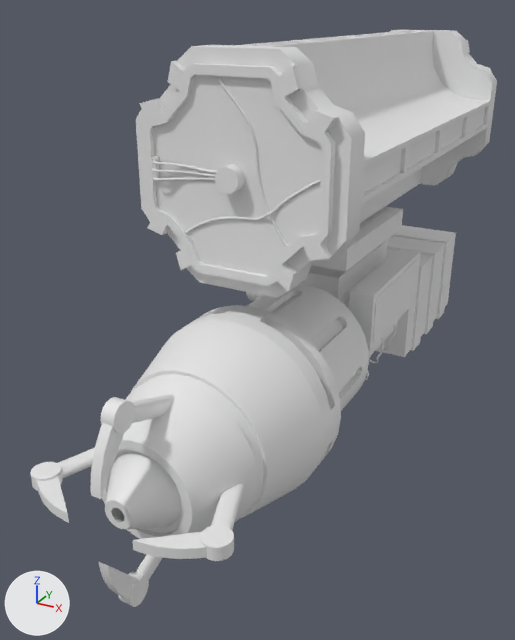
A saved change to the FBX model AlienEscape/Assets/Assets/Meshes/Laser.fbx.
The view is the same before and after, from a 50 mm lens placed at (0.211, -0.561, 0.246), pointed at (-0.043, -0.098, 0.015). The axes (+X, +Y, +Z) are drawn at lower left. The lights are the same throughout. Where no turn or scale is listed for an object, it has been applied to the vertices. Vertices at the same position are counted once.
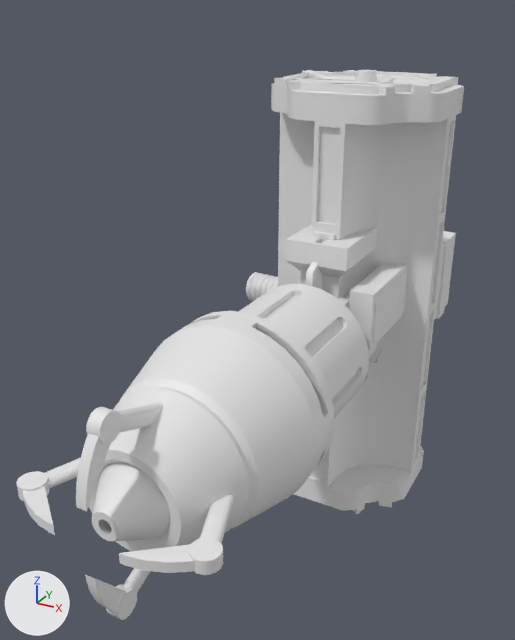
The newer file is also turned or shifted as a whole; pictures and numbers use the older file's frame.

What differs and where, as boxes (x1, y1, x2, y2) in the pictures (515 x 640 px; the box of a moved part takes in the faces that stretch with it):
'Cube.013', deleted
    before: (136, 30, 497, 298)
'Cylinder.017', reshaped
    before: (30, 305, 341, 607)
    after: (16, 311, 335, 620)
'Cube.001', added
    after: (271, 70, 464, 514)
part 1 of me_cylinder_019, moved or reshaped
    before: (90, 423, 124, 499)
    after: (76, 433, 111, 512)
part 2 of me_cylinder_019, moved or reshaped
    before: (100, 397, 135, 434)
    after: (86, 407, 122, 444)
part 3 of me_cylinder_019, moved or reshaped
    before: (131, 394, 174, 423)
    after: (118, 403, 163, 433)
part 4 of me_cylinder_019, moved or reshaped
    before: (132, 532, 207, 559)
    after: (119, 544, 195, 573)
part 5 of me_cylinder_019, moved or reshaped
    before: (200, 525, 234, 561)
    after: (189, 537, 223, 575)
part 6 of me_cylinder_019, moved or reshaped
    before: (211, 484, 244, 530)
    after: (200, 494, 235, 544)
part 7 of me_cylinder_019, moved or reshaped
    before: (99, 562, 138, 599)
    after: (85, 575, 126, 612)
part 8 of me_cylinder_019, moved or reshaped
    before: (118, 572, 149, 607)
    after: (106, 584, 137, 620)
part 9 of me_cylinder_019, moved or reshaped
    before: (135, 554, 163, 581)
    after: (123, 568, 151, 592)
part 10 of me_cylinder_019, moved or reshaped
    before: (37, 476, 69, 523)
    after: (23, 486, 55, 535)
part 11 of me_cylinder_019, moved or reshaped
    before: (30, 462, 63, 491)
    after: (16, 471, 50, 501)
part 12 of me_cylinder_019, moved or reshaped
    before: (58, 448, 95, 479)
    after: (45, 458, 80, 489)
part 13 of me_cylinder_019, rebuilt
    before: (102, 305, 341, 539)
    after: (88, 311, 335, 551)

Patch to the scene script:
```diff
--- a/AlienEscape/Assets/Assets/Meshes/Laser.fbx.py
+++ b/AlienEscape/Assets/Assets/Meshes/Laser.fbx.py
@@ me_cylinder_019 @@
-me_cylinder_019.from_pydata(...)  # 1132 vertices, 1000 faces; spans x -0.066..0.066, y -0.046..0.117, z -0.066..0.066
+me_cylinder_019.from_pydata(...)  # 908 vertices, 776 faces; spans x -0.066..0.066, y -0.056..0.106, z -0.066..0.066
+# me_cylinder_019 part 1: the loose piece of 14 vertices spanning x -0.003..0.003, y -0.046..-0.023, z 0.021..0.057 is moved by (0.0, -0.011, 0.0), in mat_laser (white #e7e7e7)
+# me_cylinder_019 part 2: the loose piece of 32 vertices spanning x -0.004..0.004, y -0.032..-0.016, z 0.049..0.066 is moved by (0.0, -0.011, 0.0), in mat_laser (white #e7e7e7)
+# me_cylinder_019 part 3: the loose piece of 28 vertices spanning x -0.003..0.003, y -0.022..0.022, z 0.035..0.061 is moved by (0.0, -0.011, 0.0), in mat_laser (white #e7e7e7)
+# me_cylinder_019 part 4: the loose piece of 14 vertices spanning x 0.021..0.057, y -0.046..-0.023, z -0.003..0.003 is moved by (0.0, -0.011, 0.0), in mat_laser (white #e7e7e7)
+# me_cylinder_019 part 5: the loose piece of 32 vertices spanning x 0.049..0.066, y -0.032..-0.016, z -0.004..0.004 is moved by (0.0, -0.011, 0.0), in mat_laser (white #e7e7e7)
+# me_cylinder_019 part 6: the loose piece of 28 vertices spanning x 0.035..0.061, y -0.022..0.022, z -0.003..0.003 is moved by (0.0, -0.011, 0.0), in mat_laser (white #e7e7e7)
+# me_cylinder_019 part 7: the loose piece of 14 vertices spanning x -0.003..0.003, y -0.046..-0.023, z -0.057..-0.021 is moved by (0.0, -0.011, 0.0), in mat_laser (white #e7e7e7)
+# me_cylinder_019 part 8: the loose piece of 32 vertices spanning x -0.004..0.004, y -0.032..-0.016, z -0.066..-0.049 is moved by (0.0, -0.011, 0.0), in mat_laser (white #e7e7e7)
+# me_cylinder_019 part 9: the loose piece of 28 vertices spanning x -0.003..0.003, y -0.022..0.022, z -0.061..-0.035 is moved by (0.0, -0.011, 0.0), in mat_laser (white #e7e7e7)
+# me_cylinder_019 part 10: the loose piece of 14 vertices spanning x -0.057..-0.021, y -0.046..-0.023, z -0.003..0.003 is moved by (0.0, -0.011, 0.0), in mat_laser (white #e7e7e7)
+# me_cylinder_019 part 11: the loose piece of 32 vertices spanning x -0.066..-0.049, y -0.032..-0.016, z -0.004..0.004 is moved by (0.0, -0.011, 0.0), in mat_laser (white #e7e7e7)
+# me_cylinder_019 part 12: the loose piece of 28 vertices spanning x -0.061..-0.035, y -0.022..0.022, z -0.003..0.003 is moved by (0.0, -0.011, 0.0), in mat_laser (white #e7e7e7)
+# me_cylinder_019 part 13: the loose piece of 832 vertices spanning x -0.065..0.065, y -0.031..0.117, z -0.065..0.065 is rebuilt with 608 vertices and now spans x -0.065..0.065, y -0.042..0.106, z -0.065..0.065, in mat_laser (white #e7e7e7)
+me_cylinder_019.materials.append(mat_laser)  # white #e7e7e7
@@ ob_cube_013 @@
-ob_cube_013 = bpy.data.objects.new('Cube.013', me_cube_013)
@@ ob_cube_001 @@
+ob_cube_001 = bpy.data.objects.new('Cube.001', me_cube_006)  # 2042 vertices, 1928 faces; spans x -0.071..0.071, y -0.098..0.071, z -0.19..0.19; in mat_batterie (white #e7e7e7)
+ob_cube_001.location = (0.0, 0.0024, 0.0101)
@@ ob_cylinder_015 @@
+ob_cylinder_015 = bpy.data.objects.new('Cylinder.015', me_cylinder_019_1)  # 170 vertices, 180 faces; spans x -0.023..0.023, y -0.023..0.023, z -0.183..0.183; in mat_batterie (white #e7e7e7)
+ob_cylinder_015.location = (0.0, 0.0024, 0.0101)
```
